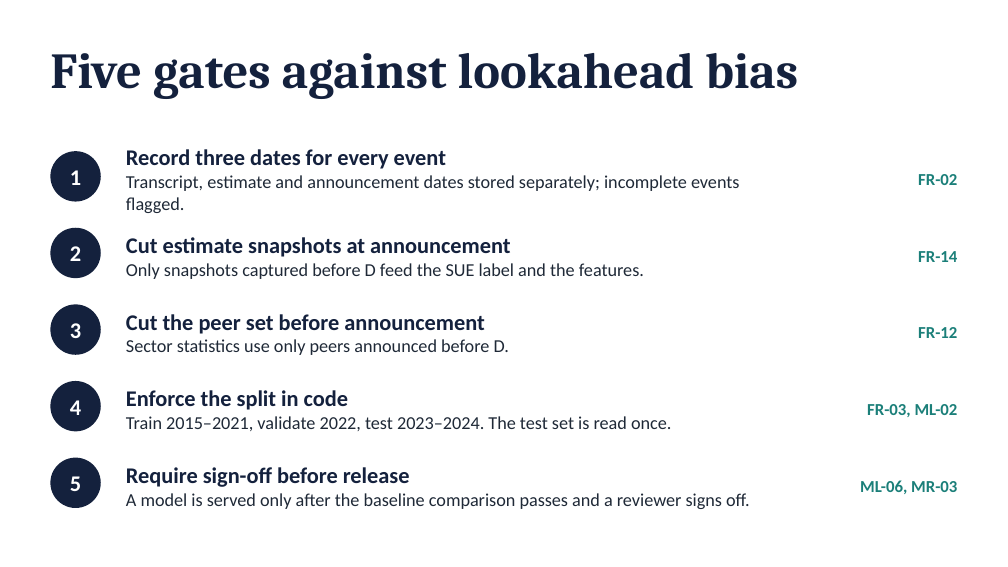
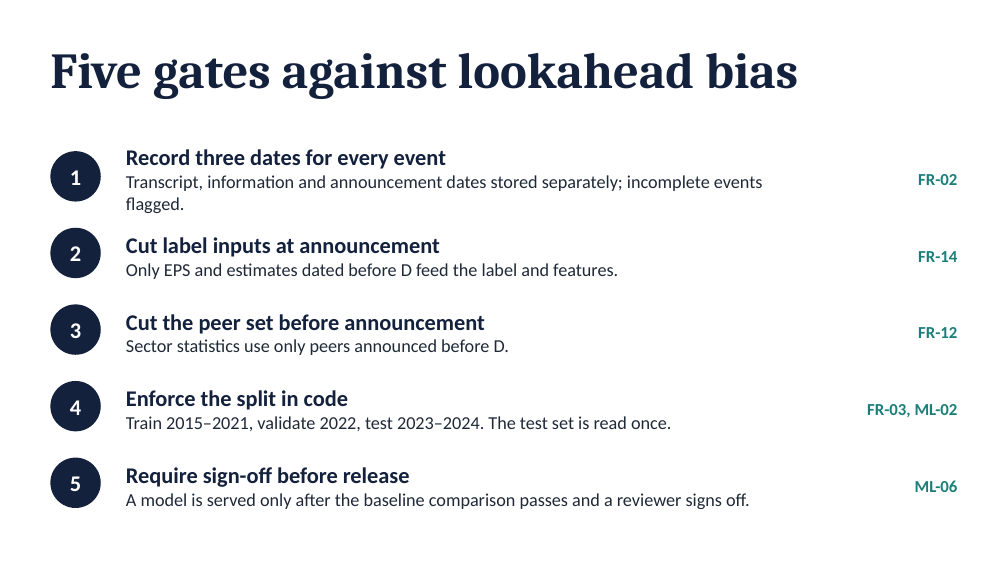
Before and after one commit to johnsajeeve/Earnings-Surprise-Predictor, a slide deck: slide 4 of docs/architecture/earnings-predictor-architecture.pptx. Drawn at 1008x567 pixels with LibreOffice and Linux fonts; fonts in the diff are those of the drawing. Boxes give left, top, right and bottom in pixels: in the first picture for what was removed or moved away, otherwise in the second. Text is boxed around its words. In the diff, an @@ line names an element or a change of style, - is before the commit and + after.

```diff
--- a/docs/architecture/earnings-predictor-architecture.pptx
+++ b/docs/architecture/earnings-predictor-architecture.pptx
@@ text at (x1=126, y1=175, x2=763, y2=213): text changed @@
-Transcript, estimate and announcement dates stored separately; incomplete events flagged.
+Transcript, information and announcement dates stored separately; incomplete events flagged.
@@ text at (x1=126, y1=237, x2=618, y2=279): text changed @@
-Cut estimate snapshots at announcement
-Only snapshots captured before D feed the SUE label and the features.
+Cut label inputs at announcement
+Only EPS and estimates dated before D feed the label and features.
@@ text at (x1=915, y1=480, x2=958, y2=492): text changed @@
-ML-06, MR-03
+ML-06
```
Also in this commit, not shown: 1 other slide changed, 10 other files.
